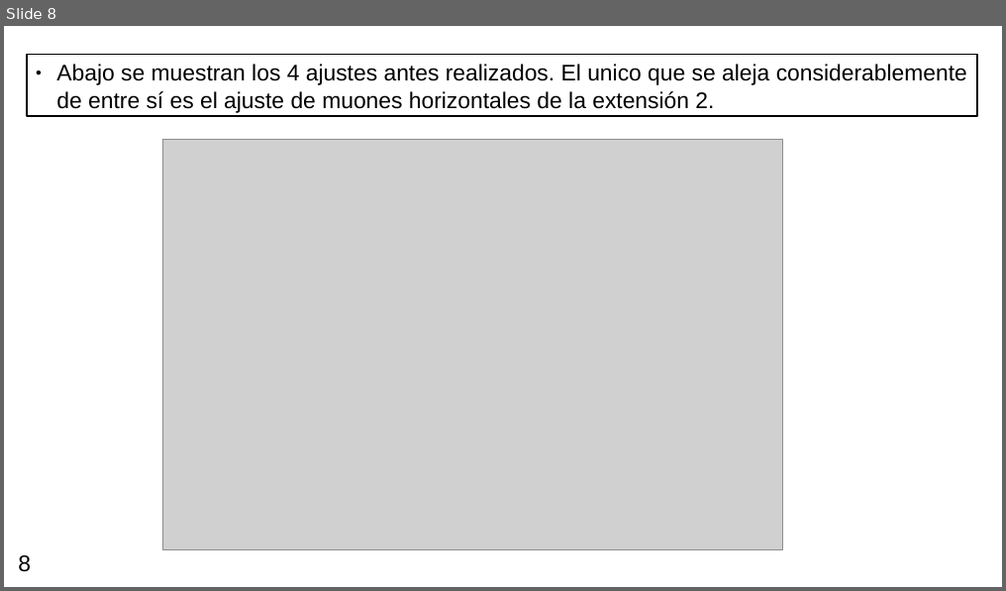
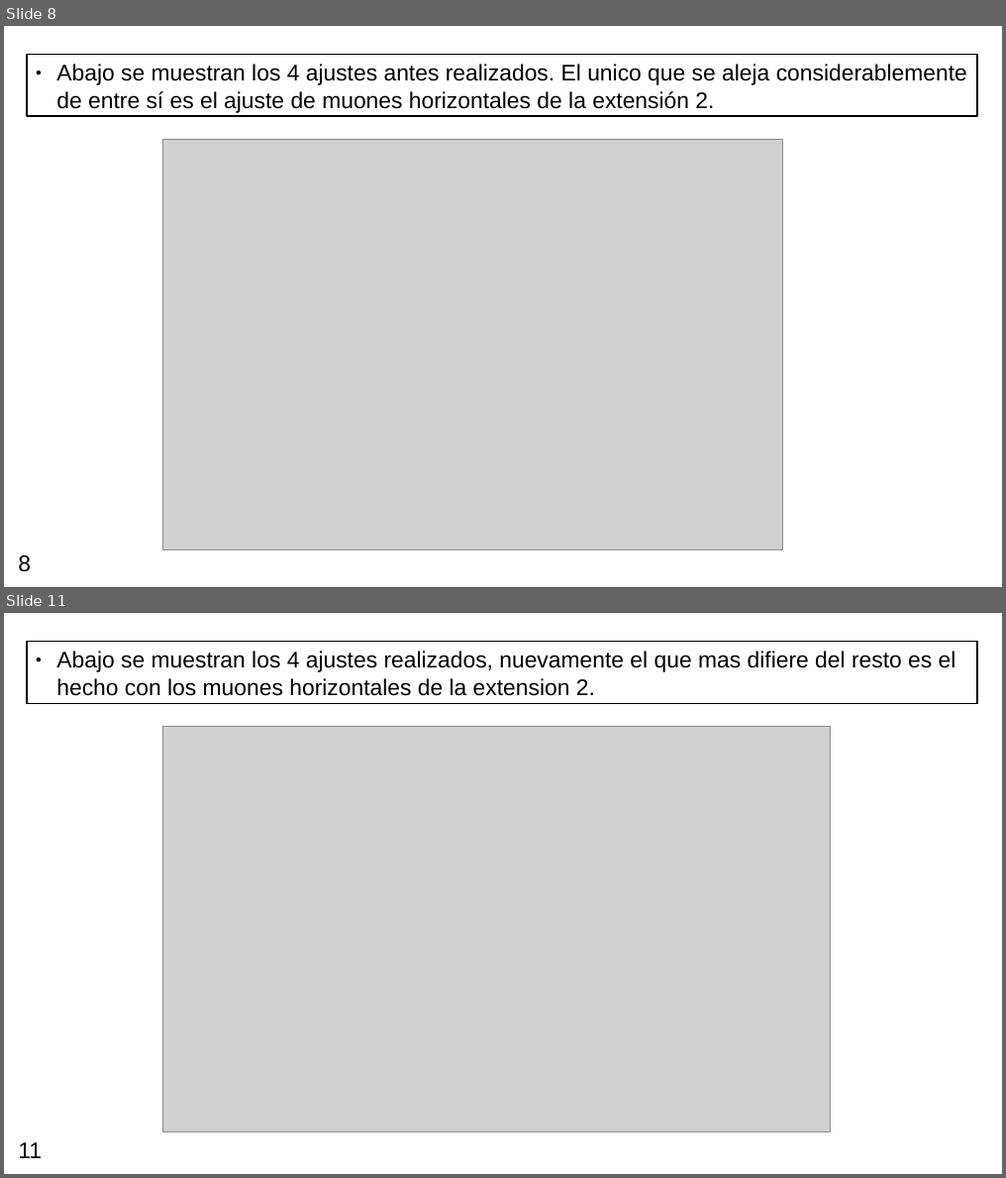
Before and after one commit to mausanram/CodigosICN, a slide deck: Presentaciones/25_09_5.odp. Shown one above the other, each under a label of ours: slide 8 before the commit, slides 8 and 11 after it; the slides between them are not shown. The pictures are 1006x591 and 1006x1178 pixels, drawn with LibreOffice and Linux fonts; fonts in the diff are those of the drawing; grey boxes stand for pictures. Boxes give left, top, right and bottom in pixels: in the first picture for what was removed or moved away, otherwise in the second. Text is boxed around its words. In the diff, an @@ line names an element or a change of style, - is before the commit and + after.

```diff
--- a/Presentaciones/25_09_5.odp
+++ b/Presentaciones/25_09_5.odp
@@ slide 11 added at (x1=4, y1=613, x2=1002, y2=1174), background #FFFFFF @@
@@ rectangle added at (x1=27, y1=641, x2=977, y2=703), outline #000000 1.45 pt, 18 pt, text #000000 @@
+● Abajo se muestran los 4 ajustes realizados, nuevamente el que mas difiere del resto es el hecho con los muones horizontales de la extension 2.
@@ picture added at (x1=162, y1=726, x2=831, y2=1133) @@
@@ page number added at (x1=18, y1=1143, x2=42, y2=1158), 18 pt, text #000000 @@
+11
```
Also in this commit, not shown: 2 other slides added, 11 other files.
